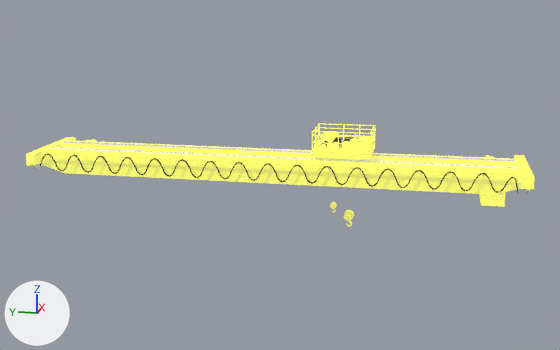
One commit to the glTF model public/models/c_173.glb: the scene before it, then after it.
Both versions are drawn from a 50 mm camera at (-53.5, -10.5, 17.0) aimed at (0.0, 0.3, 3.6). Lighting does not change. The marker at lower left points along +X, +Y and +Z. The older version comes first. Where no turn or scale is listed for an object, it has been applied to the vertices. Vertices at exactly the same position are counted once.

In view in the first picture: '3_Bay_C_173_Body', '3_Bay_C_173_Head' and 2 more.
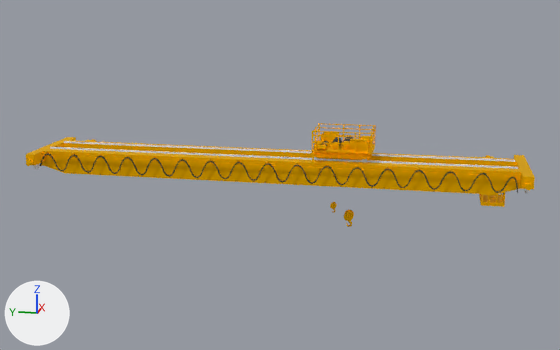
Pixel boxes (x1, y1, x2, y2) of what changed, in the pictures (560 x 350 px):
part 1 of me_mesh_021, recoloured (darker)
    both: (25, 137, 535, 207)
part 2 of me_mesh_022, recoloured (darker)
    both: (312, 123, 376, 166)

The change, as a list of edits to the scene's bpy script:
```text
Add mat_머티리얼_002:
    mat_머티리얼_002 = bpy.data.materials.new('머티리얼.002')
    # nodes: BsdfPrincipled, Mix, OutputMaterial, VertexColor
    # colours: yellow #ffc800, mixed with the vertex colours
Add mat_머티리얼_001:
    mat_머티리얼_001 = principled_material('머티리얼.001')
    mat_머티리얼_001.base_color = (1.0, 0.577, 0.0)  # yellow #ffc800
    mat_머티리얼_001.metallic = 1.0
    mat_머티리얼_001.roughness = 0.7
Change me_mesh_021:
    where me_mesh_021.from_pydata(...)  # 4190 vertices, 8121 faces; spans x -3.7..3.6, y -16.9..18.3, z 1.9..5.2
    used by ob_3_bay_c_173_body; location = (0.0, 0.0, 0.0)
    me_mesh_021 part 1: all 4217 faces that had it switch from mat_15___default (yellow #feff00, glowing yellow #9e9d6c) to mat_머티리얼_001 (yellow #ffc800)
Change me_mesh_022:
    where me_mesh_022.from_pydata(...)  # 2779 vertices, 5368 faces; spans x -2.46..1.4, y -6.43..-2.29, z 4.99..7.27
    used by ob_3_bay_c_173_head; location = (0.0, 0.0, 0.0)
    me_mesh_022 part 2: all 3668 faces that had it switch from mat_15___default_001 to mat_머티리얼_002
```
